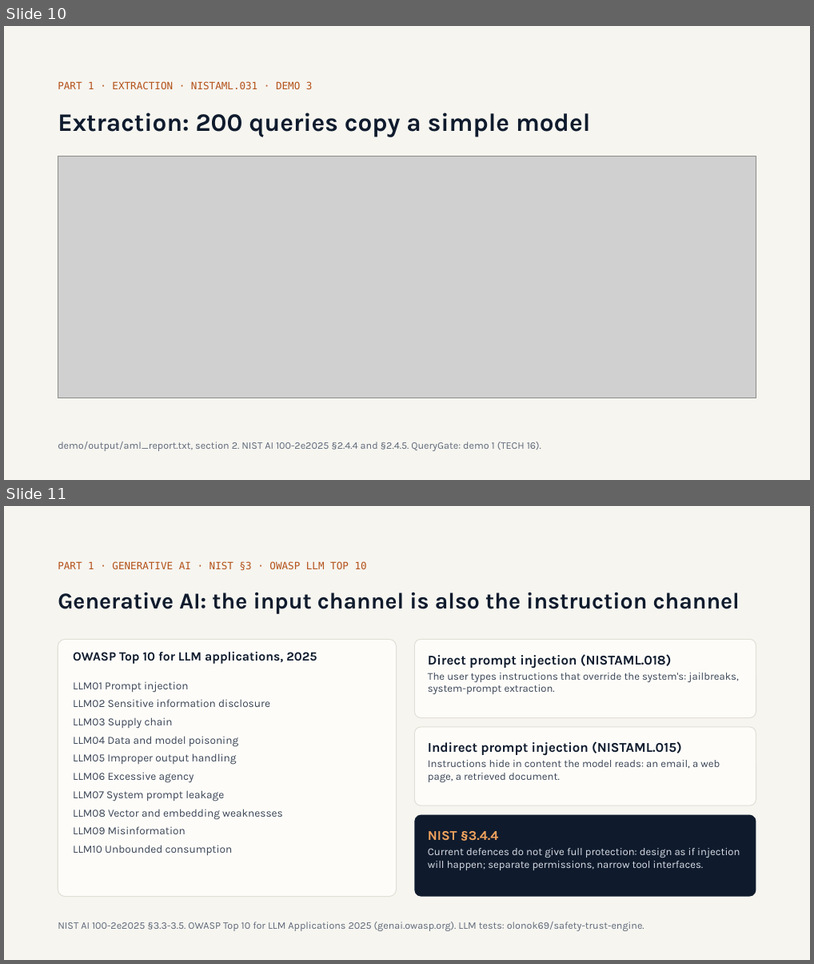
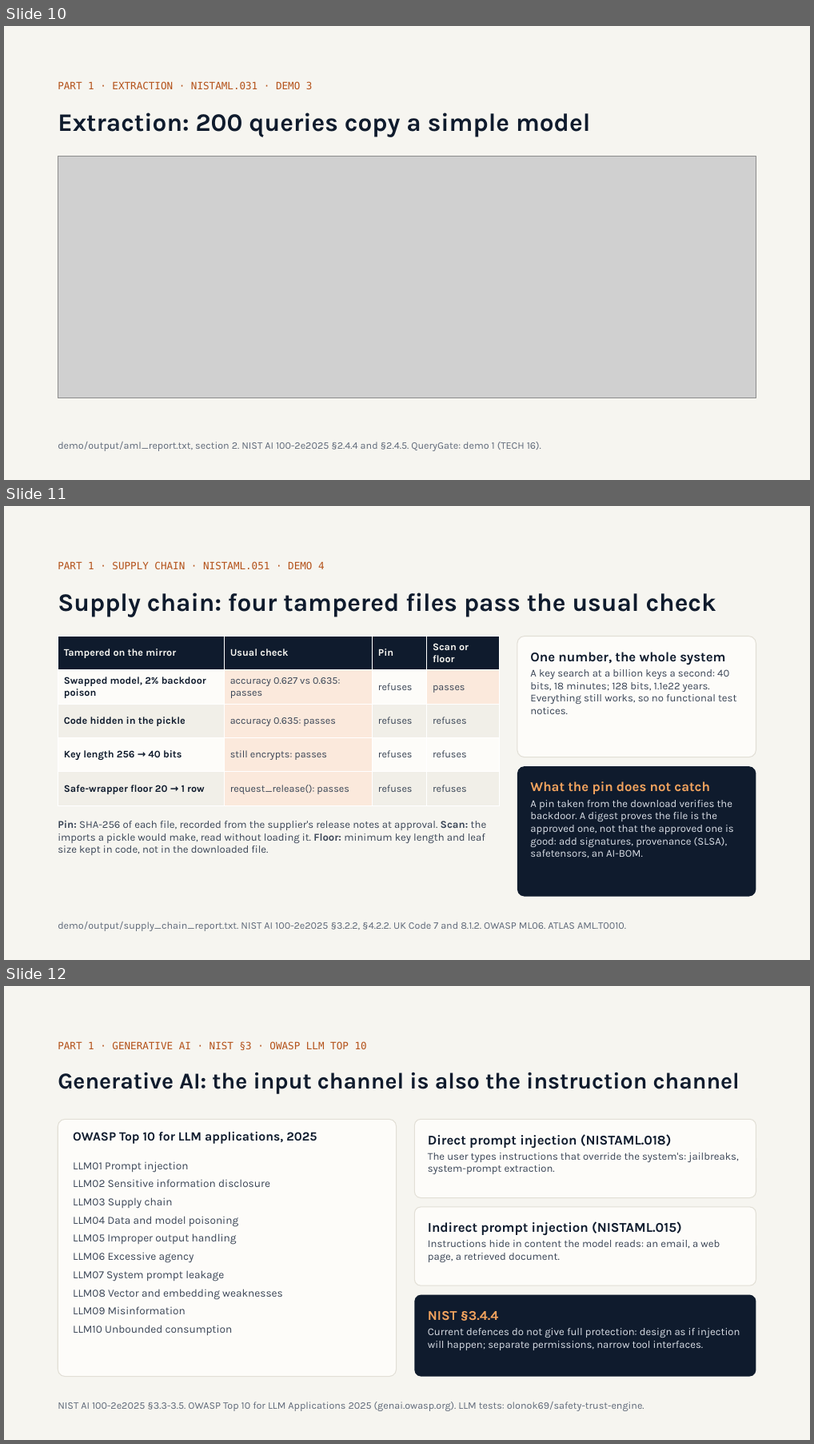
Before and after one commit to olonok69/graimatter_ML, a slide deck: docs/Adversarial_ML.pptx. Shown one above the other, each under a label of ours: slides 10 and 11 before the commit, slides 10, 11 and 12 after it. The pictures are 814x964 and 814x1444 pixels, drawn with LibreOffice and Linux fonts; fonts in the diff are those of the drawing; grey boxes stand for pictures. Boxes give left, top, right and bottom in pixels: in the first picture for what was removed or moved away, otherwise in the second. Text is boxed around its words. In the diff, an @@ line names an element or a change of style, - is before the commit and + after.

Commit message:
Document demo 4 in the README, the guides and the deck
New slide 11 on the supply chain (the deck now has 41 slides, and the
presenter guides and Appendix A are renumbered). Section 3.4 of the technical
guide in English and Spanish walks through the four tampered files, what the
pin does not catch, and how this relates to source control. The crosswalk,
Appendix B.4, the gate tables, limits, glossary and references are updated,
and the taxonomy figure marks the supply-chain class as demonstrated.

```diff
--- a/docs/Adversarial_ML.pptx
+++ b/docs/Adversarial_ML.pptx
@@ slide 11 added at (4,506,810,960), background #F6F5F0 @@
@@ text added at (58,561,325,569), 12 pt, text #B4521A @@
+PART 1 · SUPPLY CHAIN · NISTAML.051 · DEMO 4
@@ title added at (58,592,717,617), 30 pt, text #0F1B2D, bold @@
+Supply chain: four tampered files pass the usual check
@@ table added at (58,636,499,805), 5 rows, 4 columns @@
+Tampered on the mirror | Usual check | Pin | Scan or floor
+Swapped model, 2% backdoor poison | accuracy 0.627 vs 0.635: passes | refuses | passes
+Code hidden in the pickle | accuracy 0.635: passes | refuses | refuses
+Key length 256 → 40 bits | still encrypts: passes | refuses | refuses
+Safe-wrapper floor 20 → 1 row | request_release(): passes | refuses | refuses
@@ rounded rectangle added at (518,636,757,757), fill #FDFCF9, outline #E2DFD6 1 pt @@
@@ text added at (530,652,726,664), 16 pt, text #0F1B2D, bold @@
+One number, the whole system
@@ text added at (530,669,737,714), 12.5 pt, text #3A4556 @@
+A key search at a billion keys a second: 40 bits, 18 minutes; 128 bits, 1.1e22 years. Everything still works, so no functional test notices.
@@ rounded rectangle added at (518,766,757,896), fill #0F1B2D @@
@@ text added at (530,781,710,794), 16 pt, text #F2A35E, bold @@
+What the pin does not catch
@@ text added at (530,800,734,857), 12.5 pt, text #D9DEE6 @@
+A pin taken from the download verifies the backdoor. A digest proves the file is the approved one, not that the approved one is good: add signatures, provenance (SLSA), safetensors, an AI-BOM.
@@ text added at (58,820,487,855), 12.5 pt, text #3A4556 @@
+Pin: SHA-256 of each file, recorded from the supplier's release notes at approval. Scan: the imports a pickle would make, read without loading it. Floor: minimum key length and leaf size kept in code, not in the downloaded file.
@@ text added at (58,921,626,931), 12 pt, text #5F6979 @@
+demo/output/supply_chain_report.txt. NIST AI 100-2e2025 §3.2.2, §4.2.2. UK Code 7 and 8.1.2. OWASP ML06. ATLAS AML.T0010.
@@ what was slide 11 is now slide 12 @@
```
Also in this commit, not shown: 5 slides changed, 9 other files.
